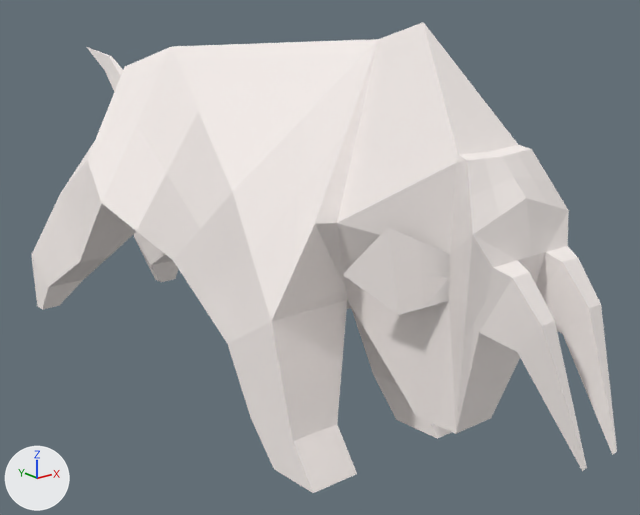
Two versions of the glTF model Assets/Enemies/Bull_Model/Bull.glb, one commit apart.
Rendered twice from a 50 mm camera at (-1.47, -2.14, 1.2) aimed at (0.1, -0.19, 0.42). Every picture has the same lights, and +X, +Y and +Z are marked at lower left.

Before the edit, the objects in view are built like this:
```python
mat_material_001 = principled_material('Material.001')
mat_material_001.base_color = (1.0, 0.935, 0.907)  # white #fff8f4
me_plane = bpy.data.meshes.new('Plane')
me_plane.from_pydata(...)  # 528 vertices, 1040 faces; spans x -0.29..0.29, y -1.24..1.12, z -0.01..1.11
me_plane.materials.append(mat_material_001)  # white #fff8f4
ob_ox = bpy.data.objects.new('Ox', me_plane)
ob_ox.location = (0.0, 0.0, 0.0)
```
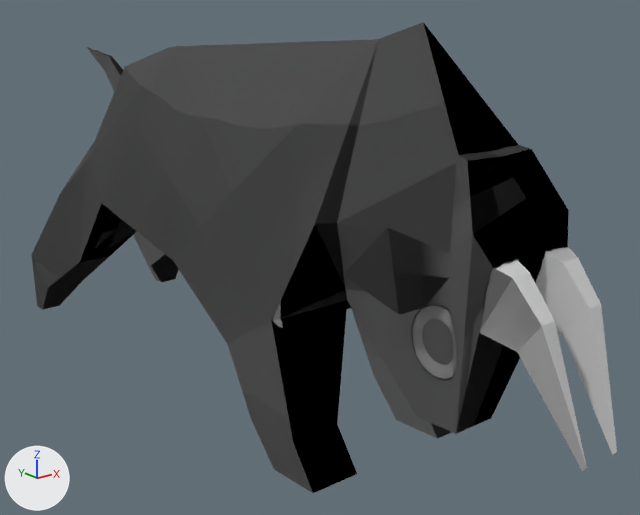
The change, as a list of edits to the scene's bpy script:
```text
Add img_material:
    img_material = load_image('Material', '_unpacked/Material', 1024, 1024, 'Non-Color')
Change mat_material_001:
    where n0 = _N.new('ShaderNodeBsdfPrincipled'); n0.name = 'Principled BSDF'
    remove n0.inputs[0].default_value = (1.0, 0.935, 0.907, 1.0)  # 'Base Color', white #fff8f4
    add n0.inputs[2].default_value = 1.0  # 'Roughness'
    add n2 = _N.new('ShaderNodeNormalMap'); n2.name = 'Normal Map'
    add n2.uv_map = 'UVMap'
    add n3 = _N.new('ShaderNodeTexImage'); n3.name = 'Image Texture'
    add n3.image = img_material
    add _L.new(n2.outputs[0], n0.inputs[5])  # 'Normal' to 'Normal'
    add _L.new(n3.outputs[0], n2.inputs[1])  # 'Color' to 'Color'
```

What differs and where, as boxes (x1, y1, x2, y2) in the pictures (640 x 515 px):
'Ox', surface changed (white to grey)
    both: (32, 22, 617, 493)
